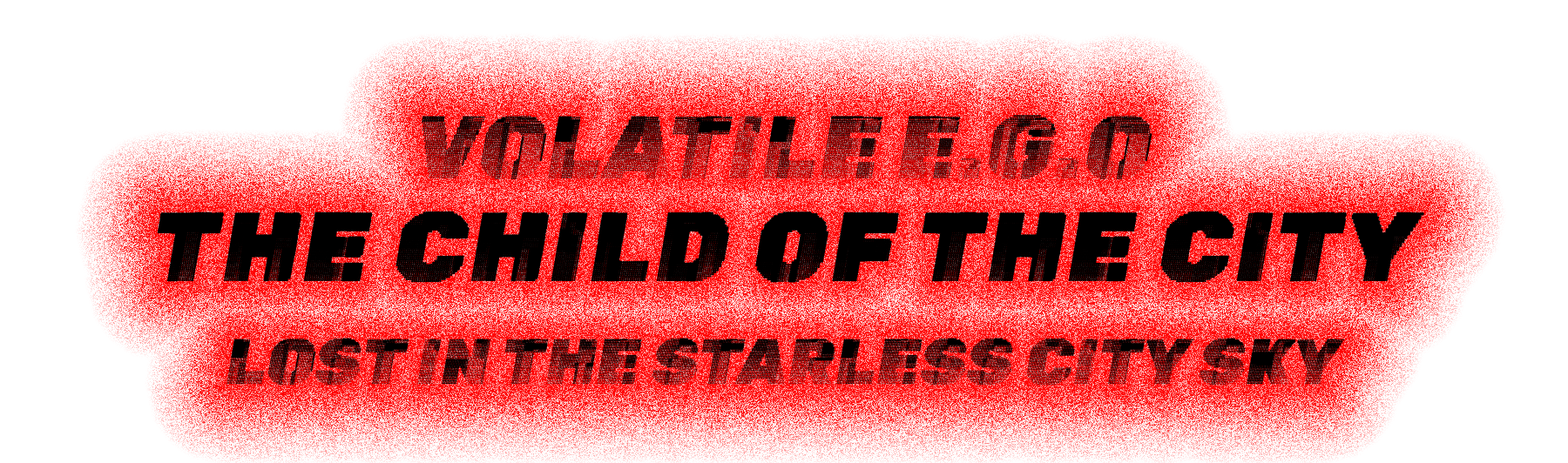
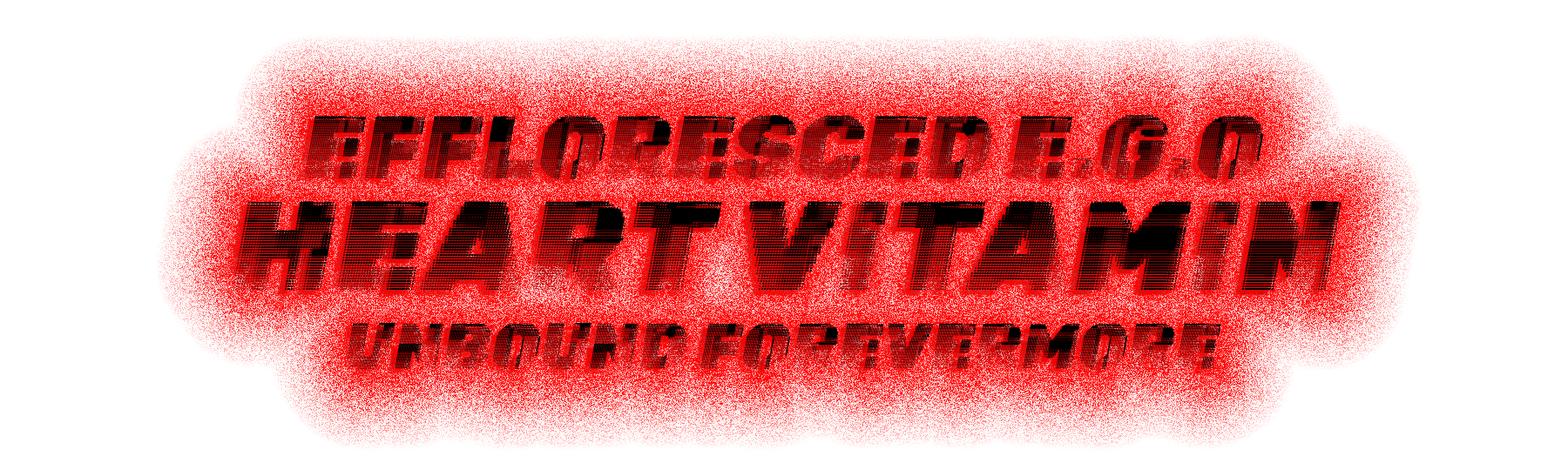
Two versions of the same layered image (1568×463). Layer-by-layer changes:
hid "Volatile E.G.O" over <box>421,114,1153,180</box>
showed "Effloresced E.G.O" over <box>304,114,1264,180</box>
hid "NameSmaller" over <box>156,210,1426,284</box>
showed "BaseName copy", painted on it over <box>232,199,1342,292</box>
painted on "Subtitle" over <box>226,323,1345,386</box>